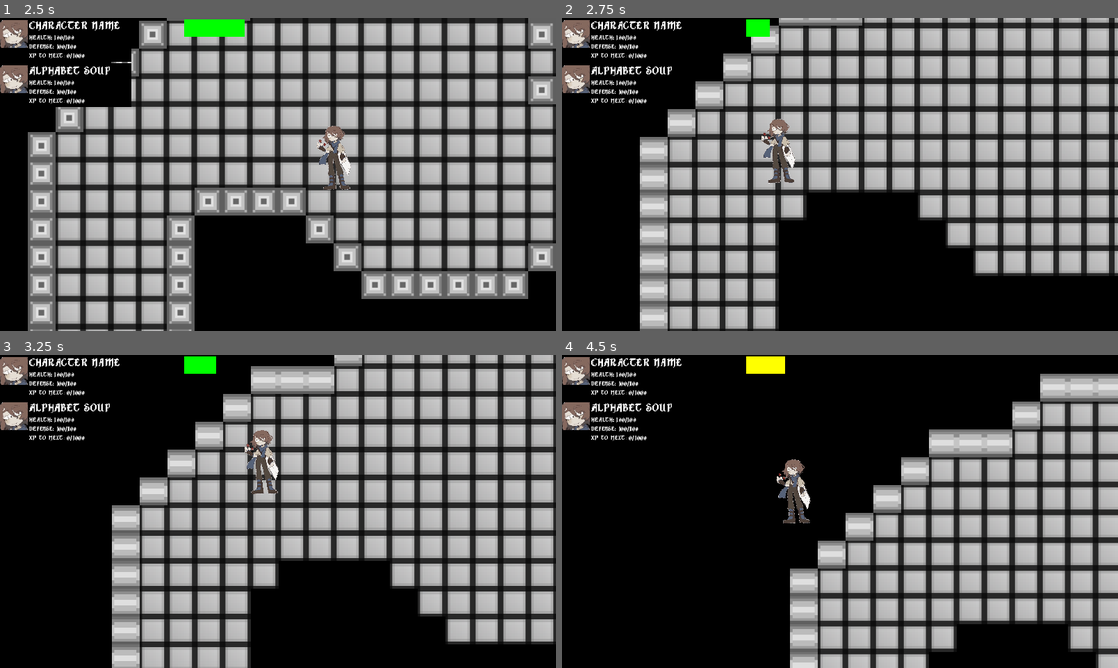
Above: before the commit, frames 1-4 (two rows, left to right).
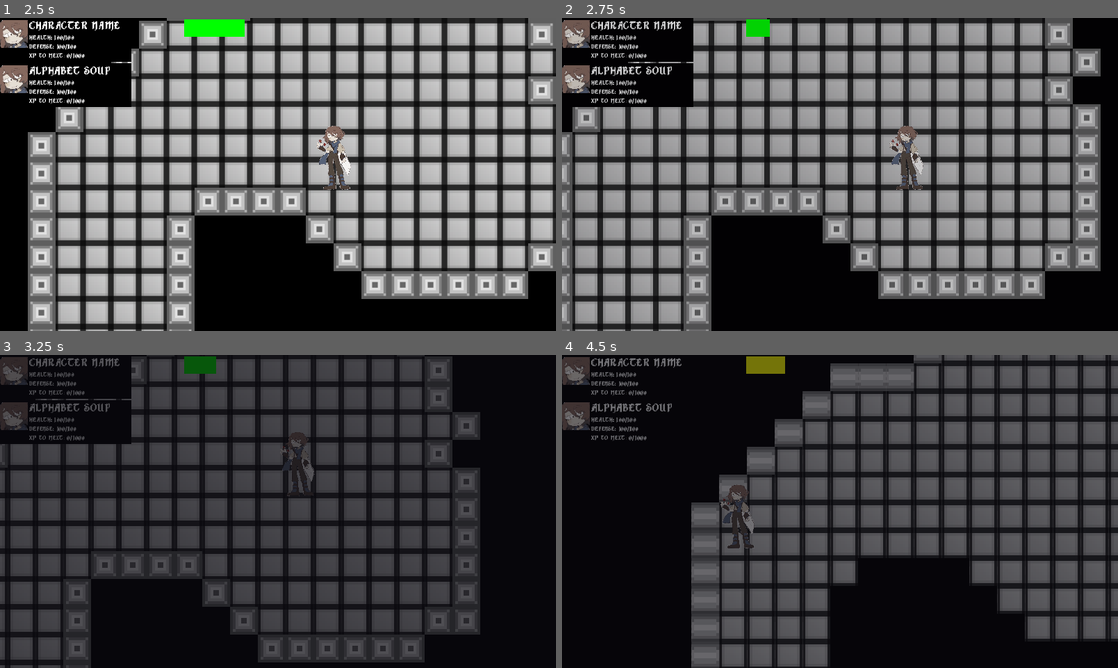
Above: after the commit, the same moments.

Repository: Xpost2000/G.G.D.C.-Team-Project
Game: Godot game, scene res://main_scene/MainGameScreen.tscn
The game is run twice, just before and just after one commit, with the same random seed, the same clock (stepped at 60 frames per second) and the same inputs.
Inputs:
- Up to frame 1 (2.5 s): tap Enter at 0.5 s; hold Right (ui_right) 0.53-1.28 s; hold Shift (game_sprinting_action) 0.53-1.28 s; hold Down (ui_down) 1.28-2.03 s; tap Shift (game_sprinting_action) at 1.35 s; hold Right (ui_right) from 2.03 s (still down); hold Shift (game_sprinting_action) from 2.03 s (still down)
- Up to frame 2 (2.75 s): keep holding Right (ui_right); keep holding Shift (game_sprinting_action)
- Up to frame 3 (3.25 s): release Right (ui_right) at 2.78 s; release Shift (game_sprinting_action) at 2.78 s; hold Up (ui_up) from 2.78 s (still down); tap Shift (game_sprinting_action) at 2.85 s
- Up to frame 4 (4.5 s): release Up (ui_up) at 3.53 s; hold Shift (game_sprinting_action) 3.53-4.28 s; hold Left (ui_left) from 3.53 s (still down); tap Shift (game_sprinting_action) at 4.35 s

Frame 1 is identical in both runs. In frame 2, 74% of the frame differs, in the area x 0-100%, y 0-100%; in frame 3, 78%; in frame 4, 65%.

Commit message:
badly done transitions but that's okay I guess for now

Diff:
--- a/main_scene/MainGameScreen.gd
+++ b/main_scene/MainGameScreen.gd
@@ -1,4 +1,6 @@
 extends Node2D
+
+signal notify_ui_of_level_load();
 
 onready var level_information = $LevelInformation;
 onready var player_node = $PersistentThings/PlayerCharacter;
@@ -12,10 +14,7 @@
 	level_information.add_child(loaded_scene);
 	return loaded_scene;
 
-func _on_PlayerCharacter_transitioning_to_another_level(player, level_transition):
-	var full_scene_path = "res://scenes/" + level_transition.scene_to_transition_to + ".tscn";
-	var loaded_scene = load_new_level_scene(full_scene_path);
-
+func setup_new_level_scene(player, level_transition, loaded_scene):
 	var landmark_node = loaded_scene.find_node("Entities").find_node(level_transition.landmark_node);
 
 	if landmark_node:
@@ -24,3 +23,21 @@
 		print(landmark_node.name)
 		print(landmark_node.position);
 		print(landmark_node.get_position());
+
+var player_load_context_info;
+var level_transition_load_context_info;
+
+func _on_PlayerCharacter_transitioning_to_another_level(player, level_transition):
+	level_transition_load_context_info = level_transition;
+	player_load_context_info = player;
+
+	emit_signal("notify_ui_of_level_load");
+
+
+func _on_UILayer_notify_finished_level_load_related_fading():
+	var level_transition = level_transition_load_context_info;
+	var player = player_load_context_info;
+
+	var full_scene_path = "res://scenes/" + level_transition.scene_to_transition_to + ".tscn";
+	var loaded_scene = load_new_level_scene(full_scene_path);
+	setup_new_level_scene(player, level_transition, loaded_scene);
--- a/main_scene/MainGameScreen.tscn
+++ b/main_scene/MainGameScreen.tscn
@@ -62,6 +62,8 @@
 script = ExtResource( 6 )
 
 [node name="UILayer" parent="." instance=ExtResource( 1 )]
+[connection signal="notify_ui_of_level_load" from="." to="UILayer" method="_on_MainGameScreen_notify_ui_of_level_load"]
 [connection signal="report_sprinting_information" from="PersistentThings/PlayerCharacter" to="UILayer" method="_on_PlayerCharacter_report_sprinting_information"]
 [connection signal="transitioning_to_another_level" from="PersistentThings/PlayerCharacter" to="." method="_on_PlayerCharacter_transitioning_to_another_level"]
 [connection signal="area_entered" from="PersistentThings/PlayerCharacter/InteractableArea" to="PersistentThings/PlayerCharacter" method="_on_InteractableArea_area_entered"]
+[connection signal="notify_finished_level_load_related_fading" from="UILayer" to="." method="_on_UILayer_notify_finished_level_load_related_fading"]
--- /dev/null
+++ b/ui/DimmerRect.gd
@@ -0,0 +1,26 @@
+extends ColorRect
+
+export(float) var dimmer_max_time = 1.0;
+export(float) var dimmer_timer = 0;
+export(bool) var fade_in = true;
+export(bool) var disabled = false;
+
+func finished_fade():
+	return dimmer_timer >= dimmer_max_time;
+
+func begin_fade_in():
+	fade_in = true;
+	dimmer_timer = 0;
+
+func begin_fade_out():
+	fade_in = false;
+	dimmer_timer = 0;
+
+func _process(delta):
+	if !disabled:
+		if fade_in:
+			color.a = dimmer_timer / dimmer_max_time;
+		else:
+			color.a = 1.0 - (dimmer_timer/dimmer_max_time);
+		dimmer_timer += delta;
+		dimmer_timer = clamp(dimmer_timer, 0.0, dimmer_max_time);
--- a/ui/UILayer.gd
+++ b/ui/UILayer.gd
@@ -1,10 +1,9 @@
 extends CanvasLayer
+signal notify_finished_level_load_related_fading();
 
 onready var stamina_bar = $SprintingStaminaBar;
 onready var stamina_bar_max_dimensions = $SprintingStaminaBar.rect_size;
-
-func _process(_delta):
-	pass;
+onready var ui_dimmer = $DimmerRect;
 
 func _on_PlayerCharacter_report_sprinting_information(stamina_percent, can_sprint, _trying_to_sprint):
 	if can_sprint:
@@ -14,3 +13,32 @@
 
 	stamina_bar.set_size(Vector2(stamina_percent * stamina_bar_max_dimensions.x,
 								 stamina_bar_max_dimensions.y))
+
+enum {DIMMER_NOT_FADING, DIMMER_FADE_REASON_LEVEL_LOADING};
+var dimmer_fade_reason = DIMMER_NOT_FADING;
+func _on_MainGameScreen_notify_ui_of_level_load():
+	print("loading");
+	ui_dimmer.begin_fade_in();
+	dimmer_fade_reason = DIMMER_FADE_REASON_LEVEL_LOADING;
+	pass # Replace with function body.
+
+# Dirty, dirty, dirty
+# But I'm only using this like once so whatever.
+var fade_hold_timer = 0.0;
+var fade_hold_timer_max = 0.5;
+func _process(delta):
+	match dimmer_fade_reason:
+		DIMMER_NOT_FADING:
+			if ui_dimmer.finished_fade():
+				ui_dimmer.disabled = true;
+		DIMMER_FADE_REASON_LEVEL_LOADING:
+			ui_dimmer.disabled = false;
+			if ui_dimmer.finished_fade():
+				if fade_hold_timer >= fade_hold_timer_max:
+					emit_signal("notify_finished_level_load_related_fading");
+					dimmer_fade_reason = DIMMER_NOT_FADING;
+					ui_dimmer.begin_fade_out();
+				fade_hold_timer += delta;
+			else:
+				fade_hold_timer = 0;
+	pass;
--- a/ui/UILayer.tscn
+++ b/ui/UILayer.tscn
@@ -1,8 +1,9 @@
-[gd_scene load_steps=7 format=2]
+[gd_scene load_steps=8 format=2]
 
 [ext_resource path="res://fonts/Alkhemikal.ttf" type="DynamicFontData" id=1]
 [ext_resource path="res://images/party-icons/main_character_icon.png" type="Texture" id=2]
 [ext_resource path="res://ui/UILayer.gd" type="Script" id=3]
+[ext_resource path="res://ui/DimmerRect.gd" type="Script" id=4]
 
 [sub_resource type="DynamicFont" id=1]
 size = 30
@@ -174,3 +175,13 @@
 __meta__ = {
 "_edit_use_anchors_": false
 }
+
+[node name="DimmerRect" type="ColorRect" parent="."]
+margin_right = 1280.0
+margin_bottom = 720.0
+color = Color( 0.0431373, 0.0392157, 0.0666667, 0 )
+script = ExtResource( 4 )
+__meta__ = {
+"_edit_use_anchors_": false
+}
+disabled = true
